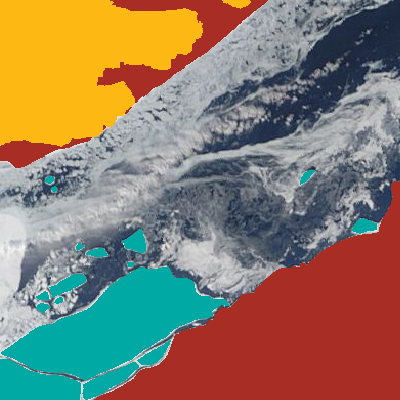
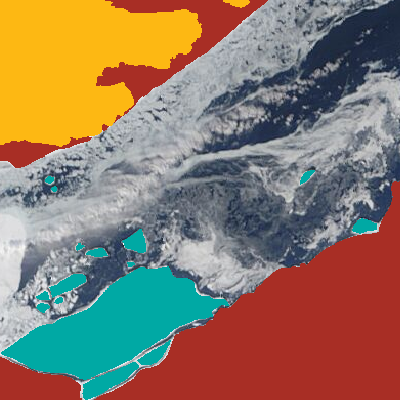
Revision of a layered (400, 400) image; what changed, layer by layer:
painted on "landmask" (2nd of 2) over [17, 0, 251, 147]
painted on "landfast ice" over [0, 0, 251, 400]
painted on "ice floes" (2nd of 2) over [0, 359, 81, 400]
